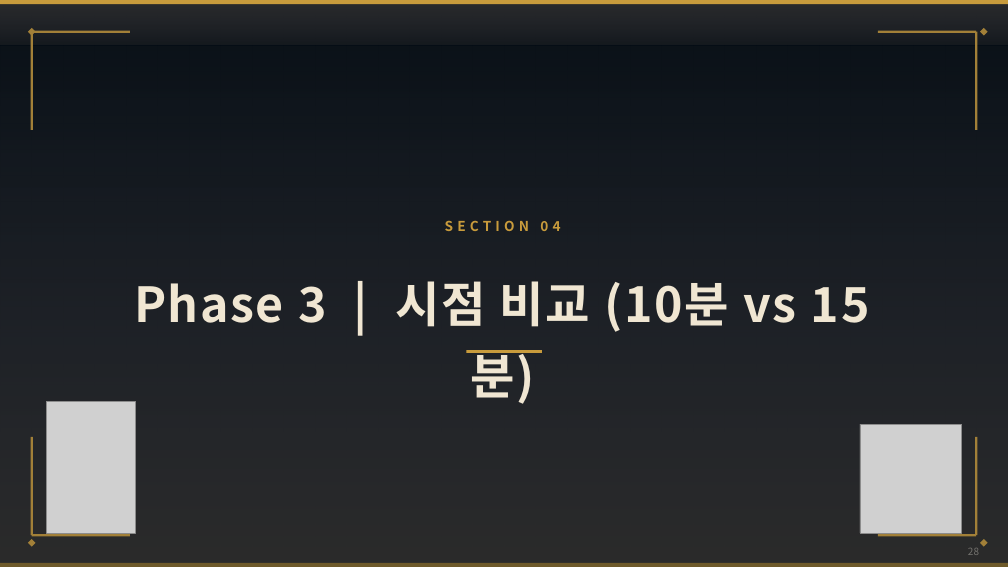
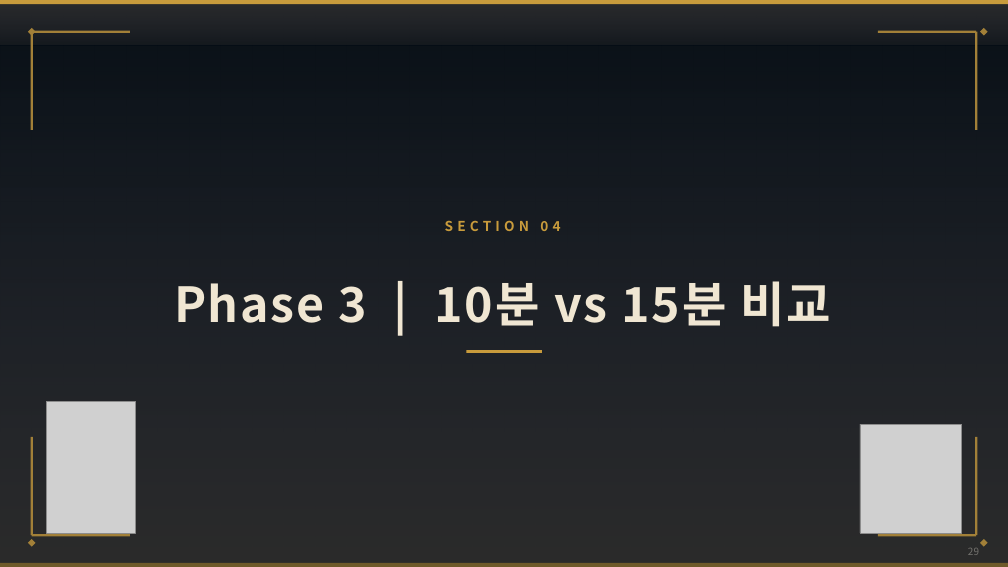
Before and after one commit to wpalswpa/project2608, a slide deck: slide 29 of 4조(십분컷)_미니2프로젝트_LoL 인게임 시점별 경기 데이터 기반 승패 예측 및 핵심 승리요인 분석_발표자료.pptx (slide 28 before the commit). Drawn at 1008x567 pixels with LibreOffice and Linux fonts; fonts in the diff are those of the drawing; grey boxes stand for pictures; background and template pictures are left out; a plain dark background stands for a picture behind light text. Boxes give left, top, right and bottom in pixels: in the first picture for what was removed or moved away, otherwise in the second. Text is boxed around its words. In the diff, an @@ line names an element or a change of style, - is before the commit and + after.

```diff
--- a/4조(십분컷)_미니2프로젝트_LoL 인게임 시점별 경기 데이터 기반 승패 예측 및 핵심 승리요인 분석_발표자료.pptx
+++ b/4조(십분컷)_미니2프로젝트_LoL 인게임 시점별 경기 데이터 기반 승패 예측 및 핵심 승리요인 분석_발표자료.pptx
@@ text at bbox=[174, 281, 832, 327]: text changed @@
-Phase 3 | 시점 비교 (10분 vs 15분)
+Phase 3 | 10분 vs 15분 비교
```
Also in this commit, not shown: 27 other slides changed, 1 slide added, 1 other file.
